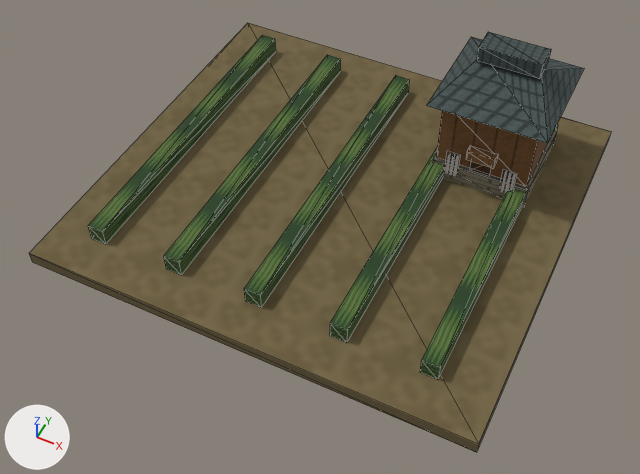
Before and after pictures for a commit that changed the glTF model app/src/main/assets/3d/field/domestic-FARM-2-lod1.glb.
Rendered twice from a 50 mm camera at (0.512, -1.105, 1.245) aimed at (0.026, -0.133, 0.031). The lights are fixed; the arrows at lower left show +X, +Y and +Z. The picture after the commit comes second. Mesh edges are drawn as thin lines. Vertices at exactly the same position are counted once.
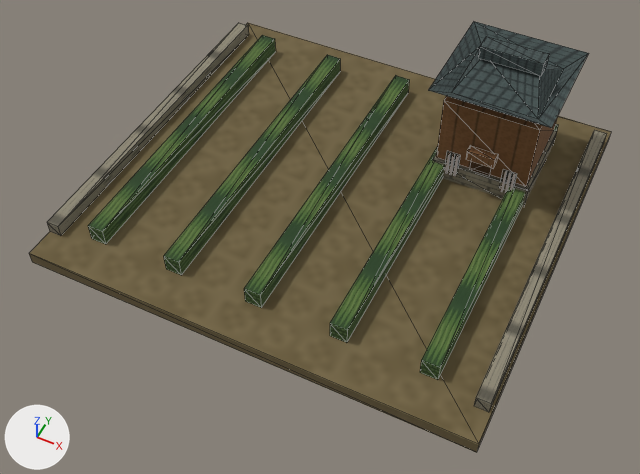
Edits to the scene script, one JSON object a line:
```json
{"block": "me_mesh_0", "where": "# used by ob_mesh_0; location = (0.0, 0.0, 0.0)"}
{"op": "remove", "block": "me_mesh_0", "code": "me_mesh_0.from_pydata(...)  # 146 vertices, 172 faces; spans x -0.43..0.43, y -0.4..0.4, z 0.0..0.296"}
{"op": "add", "block": "me_mesh_0", "code": "me_mesh_0.from_pydata(...)  # 166 vertices, 200 faces; spans x -0.43..0.43, y -0.4..0.4, z 0.0..0.292"}
{"block": "me_mesh_0", "change": "me_mesh_0 part 1: the loose piece of 8 vertices spanning x 0.182..0.299, y 0.185..0.235, z 0.266..0.296 is scaled about its middle by (1, 0.68, 0.867), then moved by (0.0, 0.0, -0.002)"}
{"block": "me_mesh_0", "change": "me_mesh_0 part 2: the loose piece of 8 vertices spanning x -0.43..0.43, y -0.4..0.4, z 0.0..0.025 is copied, and the copy is scaled about its middle by (0.0291, 0.875, 1), then moved by (-0.418, 0.01, 0.025); it spans x -0.43..-0.405, y -0.34..0.36, z 0.025..0.05"}
{"block": "me_mesh_0", "change": "me_mesh_0 part 3: the loose piece of 8 vertices spanning x 0.304..0.307, y 0.108..0.114, z 0.049..0.098 is copied, and the copy is scaled about its middle by (9.92, 117, 0.51), then moved by (0.107, -0.101, -0.036); it spans x 0.4..0.425, y -0.34..0.36, z 0.025..0.05"}
{"block": "me_mesh_0", "change": "me_mesh_0 part 4: the loose piece of 6 vertices spanning x 0.127..0.352, y 0.093..0.327, z 0.21..0.266 is rebuilt with 10 vertices and now spans x 0.127..0.352, y 0.093..0.327, z 0.224..0.266"}
```

What differs and where, as boxes [x1, y1, x2, y2] in the pictures (640 x 474 px; the box of a moved part takes in the faces that stretch with it):
```json
{"object": "Mesh_0", "change": "reshaped", "before": [29, 23, 611, 453], "after": [29, 22, 611, 453]}
{"part": 1, "of": "me_mesh_0", "change": "moved or reshaped", "before": [476, 32, 551, 79], "after": [478, 36, 549, 76]}
{"part": 2, "of": "me_mesh_0", "change": "added", "after": [47, 22, 249, 236]}
{"part": 3, "of": "me_mesh_0", "change": "added", "after": [474, 130, 607, 412]}
{"part": 4, "of": "me_mesh_0", "change": "rebuilt", "before": [427, 37, 584, 143], "after": [429, 22, 588, 128]}
```
